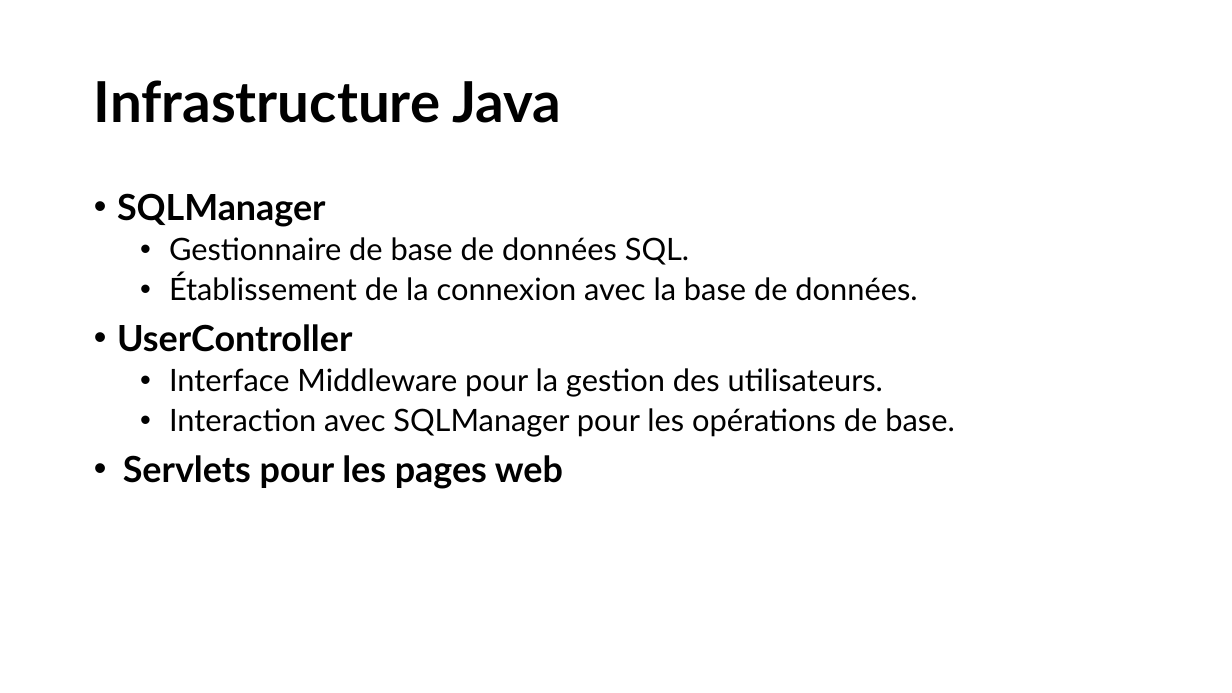
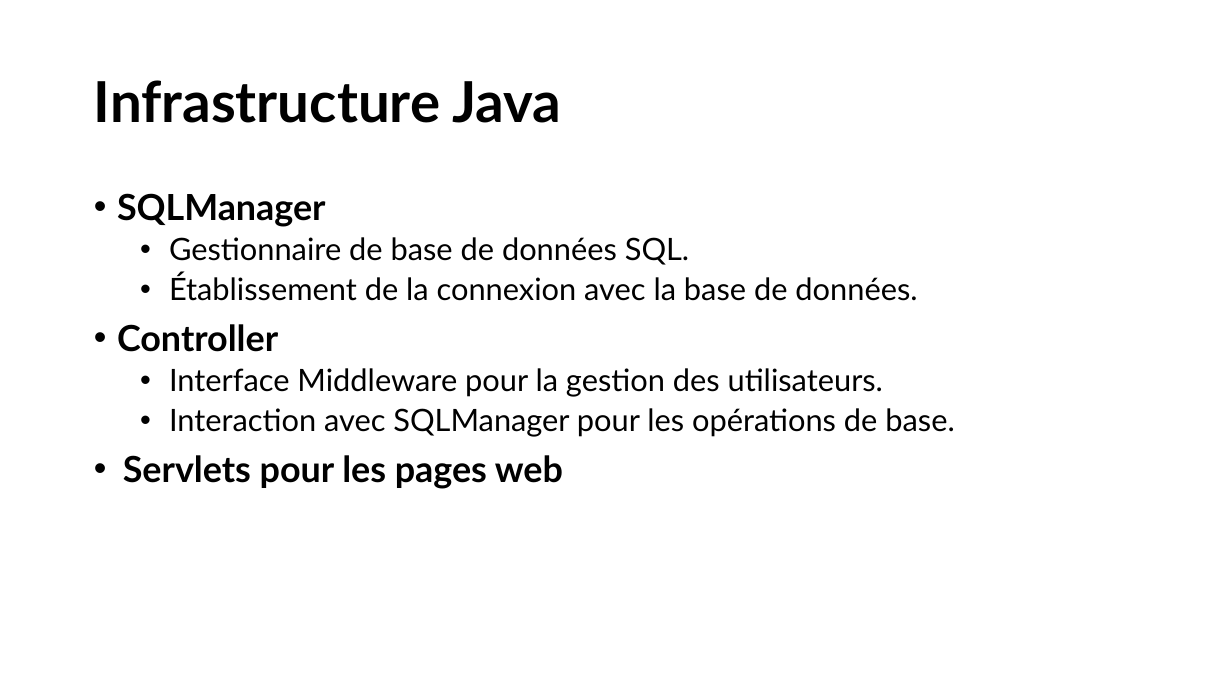
Before and after one commit to Theodrosrun/bdr-projet, a slide deck: slide 8 of Présentation.pptx. Drawn at 1232x693 pixels with LibreOffice and Linux fonts; fonts in the diff are those of the drawing. Boxes give left, top, right and bottom in pixels: in the first picture for what was removed or moved away, otherwise in the second. Text is boxed around its words. In the diff, an @@ line names an element or a change of style, - is before the commit and + after.

```diff
--- a/Présentation.pptx
+++ b/Présentation.pptx
@@ text at (117,324,278,352): text changed @@
-• UserController
+• Controller
```
Also in this commit, not shown: 5 other slides changed.
